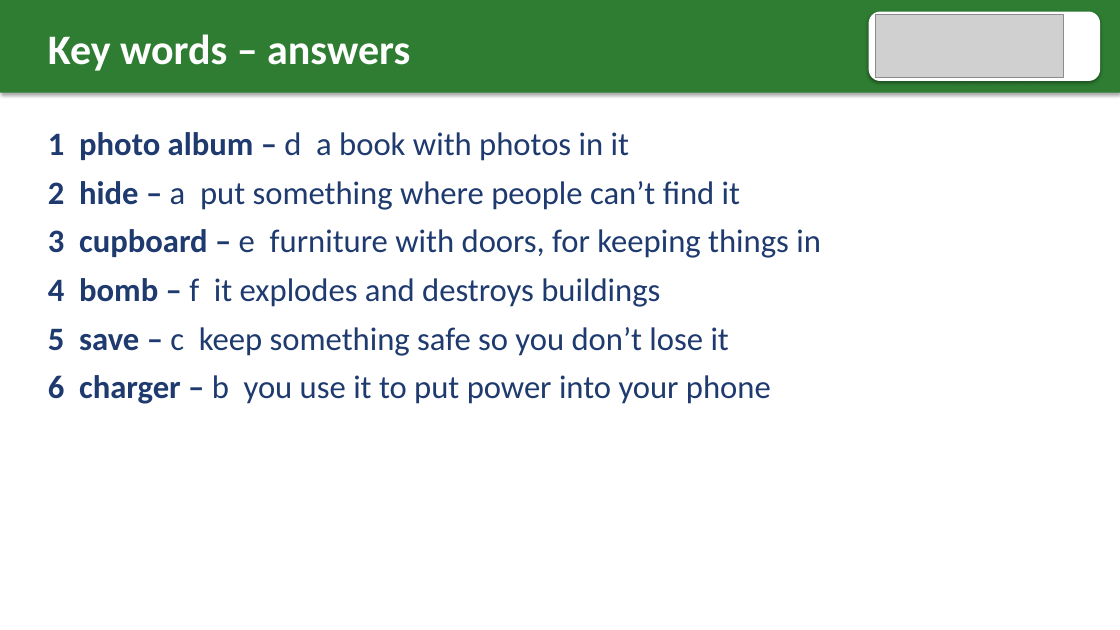
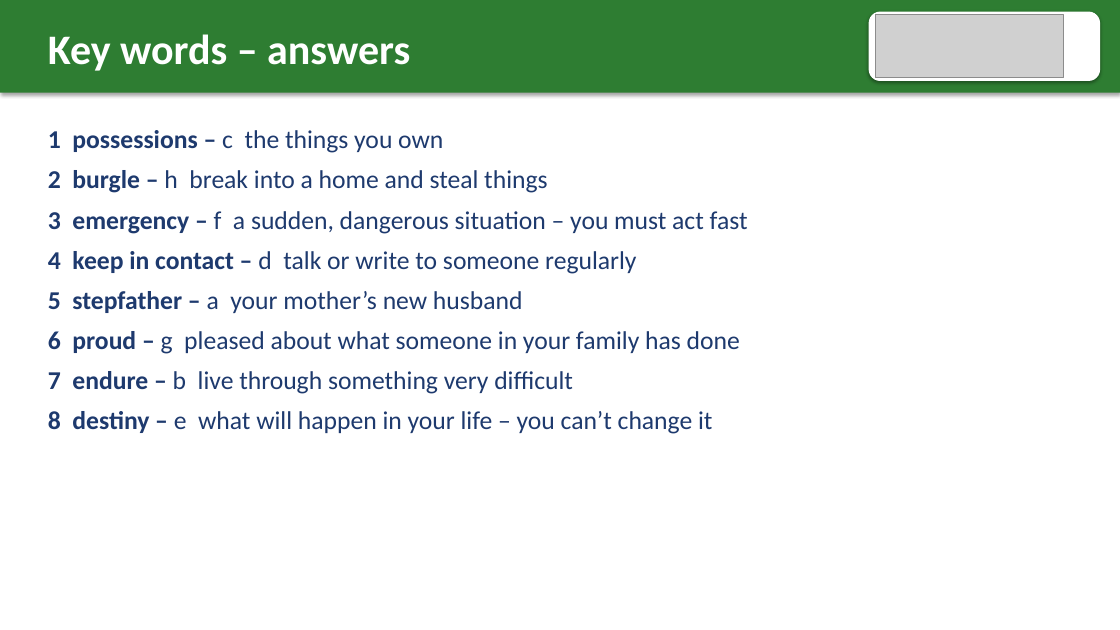
Before and after one commit to AtinWix/esol, a slide deck: slide 5 of child-migrant-stories/life-is-a-destiny/e2-e3-second-conditional-projector-slides.pptx. Drawn at 1120x630 pixels with LibreOffice and Linux fonts; fonts in the diff are those of the drawing; grey boxes stand for pictures. Boxes give left, top, right and bottom in pixels: in the first picture for what was removed or moved away, otherwise in the second. Text is boxed around its words. In the diff, an @@ line names an element or a change of style, - is before the commit and + after.

```diff
--- a/child-migrant-stories/life-is-a-destiny/e2-e3-second-conditional-projector-slides.pptx
+++ b/child-migrant-stories/life-is-a-destiny/e2-e3-second-conditional-projector-slides.pptx
@@ text at <box>48,130,748,434</box>: text changed; size 28 to 22 pt @@
-1 photo album – d a book with photos in it
-2 hide – a put something where people can’t find it
-3 cupboard – e furniture with doors, for keeping things in
-4 bomb – f it explodes and destroys buildings
-5 save – c keep something safe so you don’t lose it
-6 charger – b you use it to put power into your phone
+1 possessions – c the things you own
+2 burgle – h break into a home and steal things
+3 emergency – f a sudden, dangerous situation – you must act fast
+4 keep in contact – d talk or write to someone regularly
+5 stepfather – a your mother’s new husband
+6 proud – g pleased about what someone in your family has done
+7 endure – b live through something very difficult
+8 destiny – e what will happen in your life – you can’t change it
```
Also in this commit, not shown: 6 other slides changed, 2 slides added, 23 other files.
